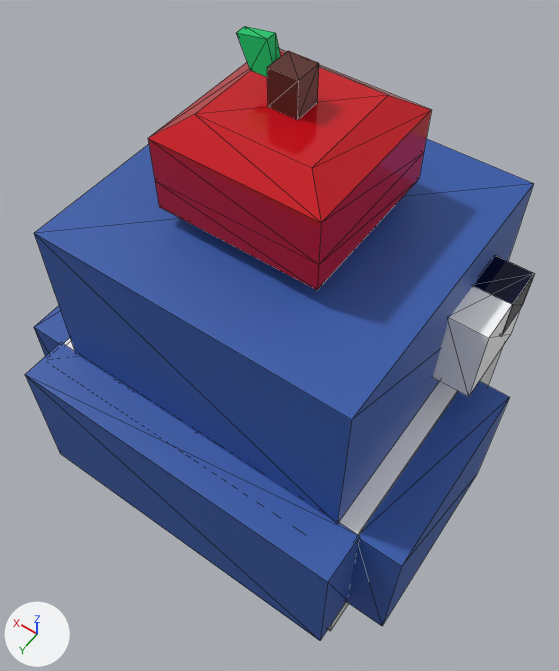
The glTF model static/models/pingoui.glb as it was, and as the next commit left it.
Rendered twice from a camera (50 mm lens) standing at (-1.46, 2.58, 4.88) and looking at (0.18, 0.28, 1.27). Every picture has the same lights, and +X, +Y and +Z are marked at lower left. The older version comes first. Mesh edges are drawn as thin lines. Where no turn or scale is listed for an object, it has been applied to the vertices.

Before the edit, the objects in view are built like this:
```python
ob_cube_001 = bpy.data.objects.new('Cube.001', me_cube_002)
ob_cube_001.location = (0.132, 0.259, 1.809)
ob_cube_002 = bpy.data.objects.new('Cube.002', me_cube_003)
ob_cube_002.location = (2.281, 1.738, 3.307)
ob_cube_003 = bpy.data.objects.new('Cube.003', me_cube_004)
ob_cube_003.location = (-0.988, 0.521, 0.883)
ob_cube_004 = bpy.data.objects.new('Cube.004', me_cube_005)
ob_cube_004.location = (0.134, 1.24, 0.897)
ob_cube_015 = bpy.data.objects.new('Cube.015', me_cube_019)
ob_cube_015.location = (-0.856, -0.166, 1.902)
# also in view: 'Cube.018' at (0.13, 0.26, 2.97); 'Cube.009' at (0.13, 0.27, 0.79); 'Cube.017' at (0.13, 0.26, 2.59); 'Cube.016' at (-0.85, -0.04, 1.78); 'Cube.020' at (0.31, 0.23, 3.04)
```
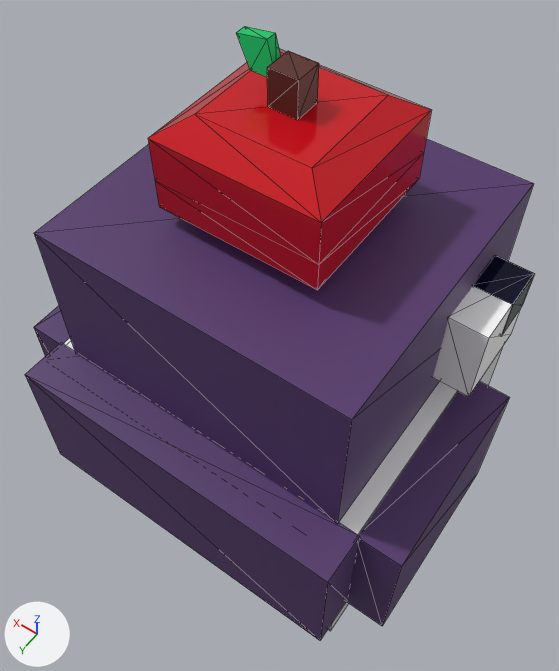
What differs and where, as boxes (x1, y1, x2, y2) in the pictures (559 x 671 px):
'Cube.001', recoloured (blue to dark purple)
    both: (34, 139, 534, 523)
'Cube.004', recoloured (blue to dark purple)
    both: (25, 343, 360, 641)
'Cube.003', recoloured (blue to dark purple)
    both: (346, 381, 509, 626)
'Cube.002', recoloured (blue to dark purple)
    both: (34, 306, 70, 356)

Edits to the bpy script that builds the scene:
```text
Change mat_material_005:
    mat_material_005.base_color: (0.0319, 0.102, 0.407) -> (0.0865, 0.0356, 0.15)  # blue #325aab -> dark purple #53356c
Change mat_material_002:
    mat_material_002.base_color: (0.0319, 0.102, 0.407) -> (0.0865, 0.0356, 0.15)  # blue #325aab -> dark purple #53356c
Change mat_material_003:
    mat_material_003.base_color: (0.0319, 0.102, 0.407) -> (0.0865, 0.0356, 0.15)  # blue #325aab -> dark purple #53356c
Change mat_material_004:
    mat_material_004.base_color: (0.0319, 0.102, 0.407) -> (0.0865, 0.0356, 0.15)  # blue #325aab -> dark purple #53356c
```
